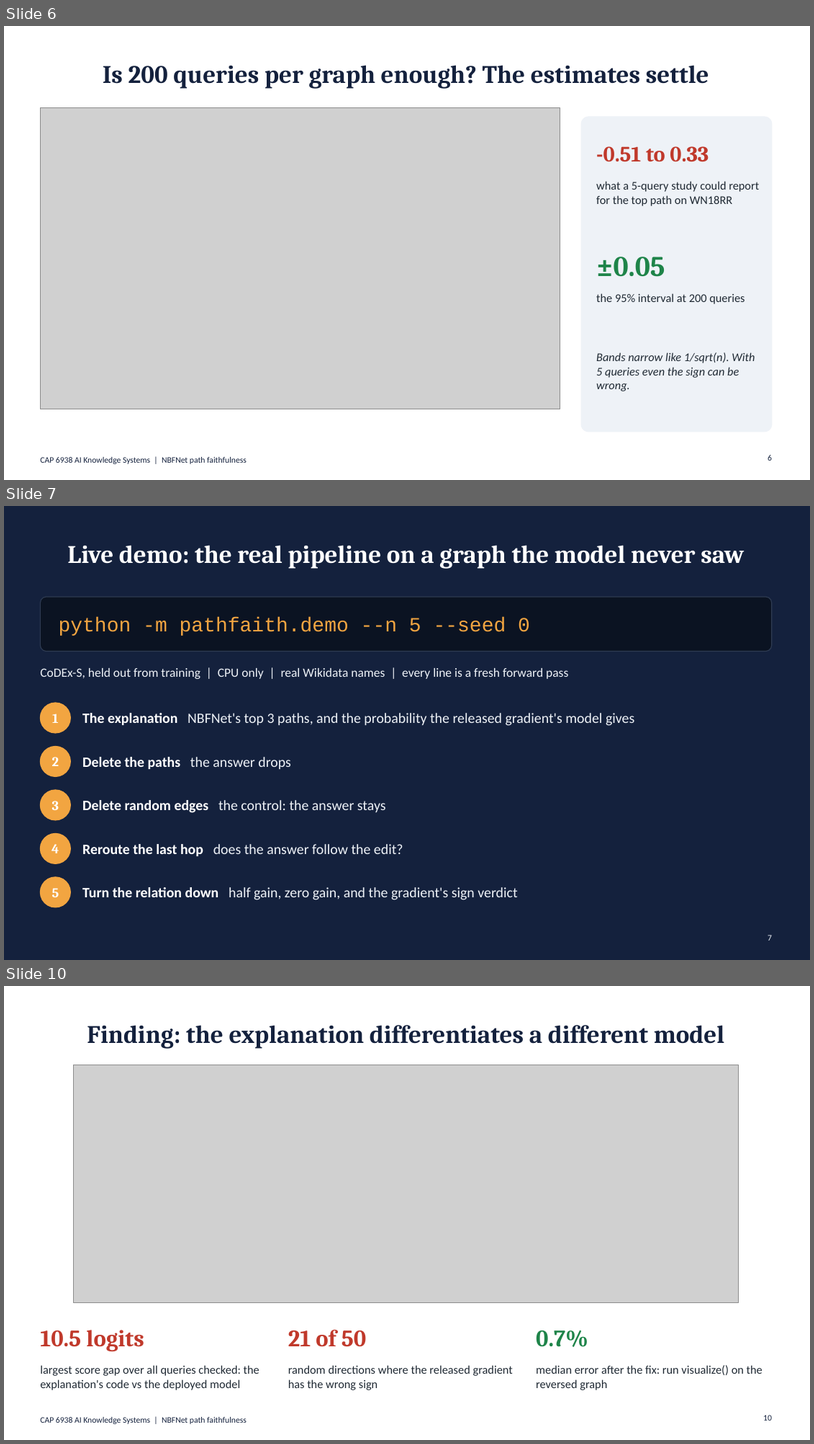
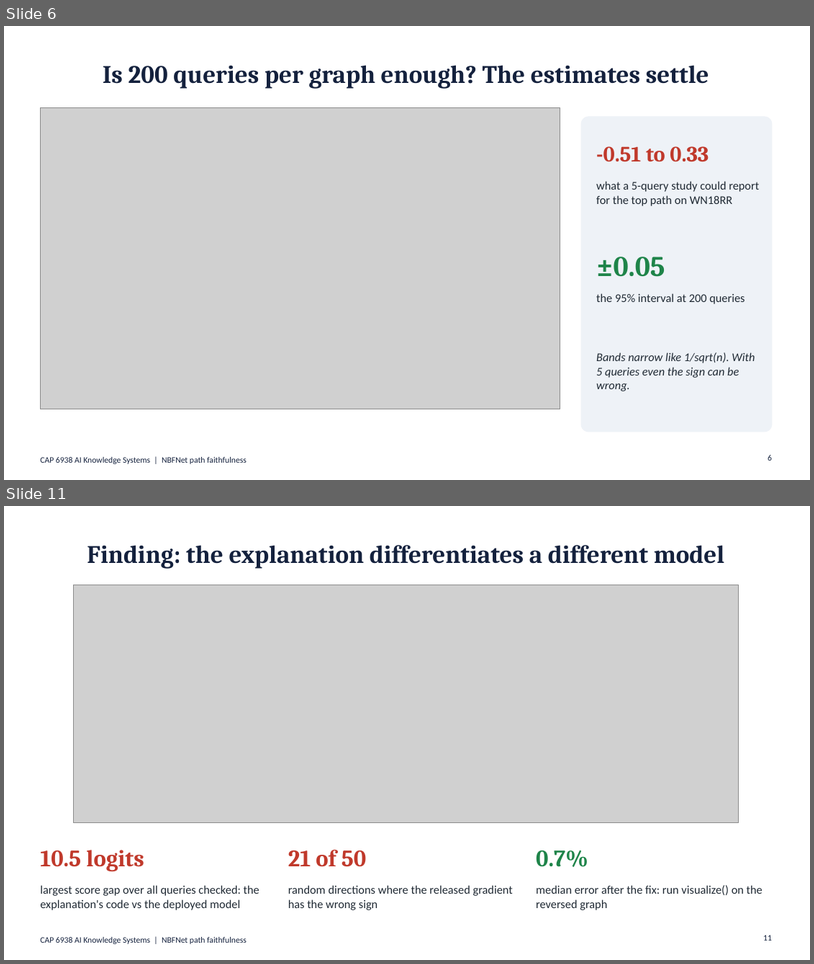
Before and after one commit to shadi97kh/nbfnet-path-faithfulness, a slide deck: presentation/NBFNet_Path_Faithfulness.pptx. Shown one above the other, each under a label of ours: slides 6, 7 and 10 before the commit, slides 6 and 11 after it; the slides between them are not shown. The pictures are 814x1444 and 814x964 pixels, drawn with LibreOffice and Linux fonts; fonts in the diff are those of the drawing; grey boxes stand for pictures. Boxes give left, top, right and bottom in pixels: in the first picture for what was removed or moved away, otherwise in the second. Text is boxed around its words. In the diff, an @@ line names an element or a change of style, - is before the commit and + after.

Commit message:
Make the notebook the one thing to run
Move the notebook to the top level and rewrite its text; fold the benchmark
runner scripts and the Colab baseline jobs into its last section, switched off
by default. Remove the shell scripts, logs, the old Beamer slides and the old
video figures. Update the README and the talk.

```diff
--- a/presentation/NBFNet_Path_Faithfulness.pptx
+++ b/presentation/NBFNet_Path_Faithfulness.pptx
@@ slide 7 removed at [4, 506, 810, 960], background #14213D @@
@@ title removed at [67, 545, 744, 568] @@
-Live demo: the real pipeline on a graph the model never saw
@@ rounded rectangle removed at [40, 597, 772, 651] @@
@@ text removed at [59, 618, 530, 636] @@
-python -m pathfaith.demo --n 5 --seed 0
@@ text removed at [40, 668, 568, 679] @@
-CoDEx-S, held out from training | CPU only | real Wikidata names | every line is a fresh forward pass
@@ ellipse removed at [40, 703, 70, 733] @@
@@ text removed at [52, 713, 59, 723] @@
-1
@@ text removed at [82, 713, 635, 726] @@
-The explanation NBFNet's top 3 paths, and the probability the released gradient's model gives
@@ ellipse removed at [40, 746, 70, 777] @@
@@ text removed at [52, 757, 59, 766] @@
-2
@@ text removed at [82, 757, 291, 769] @@
-Delete the paths the answer drops
@@ ellipse removed at [40, 790, 70, 820] @@
@@ text removed at [52, 800, 59, 810] @@
-3
@@ text removed at [82, 800, 386, 813] @@
-Delete random edges the control: the answer stays
@@ ellipse removed at [40, 834, 70, 864] @@
@@ text removed at [52, 844, 59, 853] @@
-4
@@ text removed at [82, 844, 404, 856] @@
-Reroute the last hop does the answer follow the edit?
@@ ellipse removed at [40, 877, 70, 907] @@
@@ text removed at [52, 888, 59, 897] @@
-5
@@ text removed at [82, 887, 517, 900] @@
-Turn the relation down half gain, zero gain, and the gradient's sign verdict
@@ page number removed at [768, 934, 772, 940] @@
-7
@@ what was slide 10 is now slide 11 @@
@@ page number at [764, 934, 772, 940]: text changed @@
-10
+11
```
Also in this commit, not shown: 4 slides changed, 2 slides added, 34 other files.
